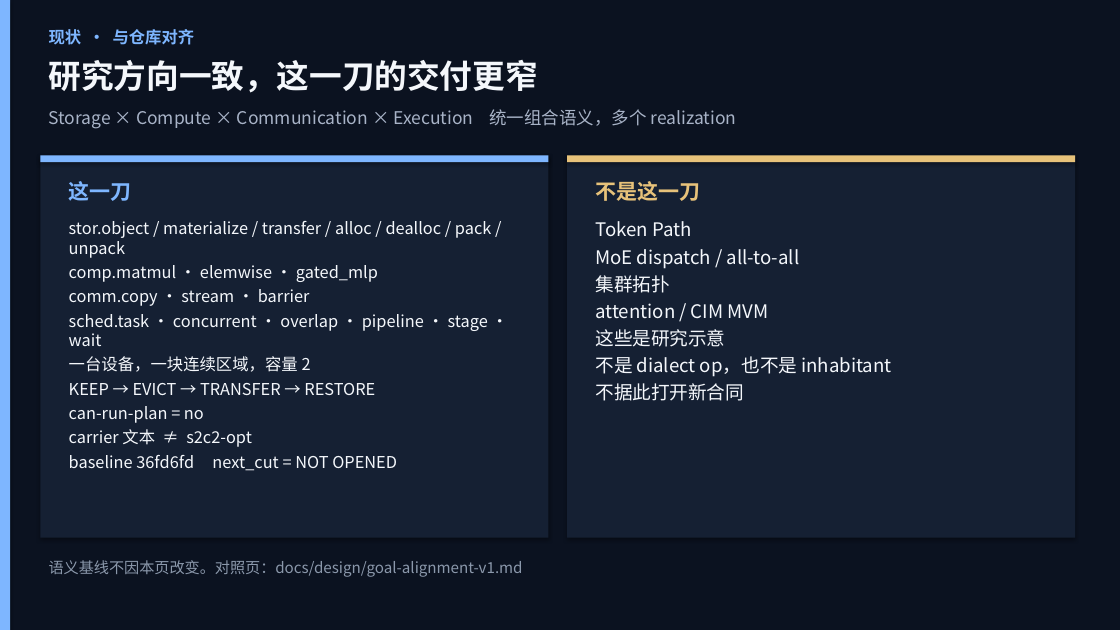
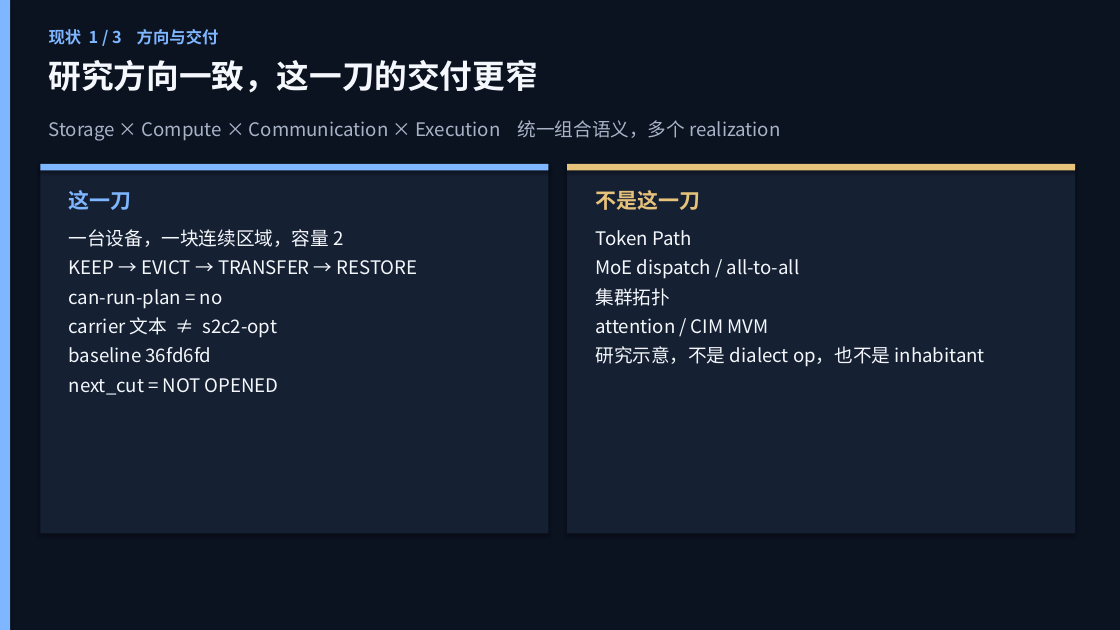
Before and after one commit to chenxingqiang/S2C2IR, a slide deck: slide 1 of docs/design/goal-alignment-v1-status.pptx. Drawn at 1120x630 pixels with LibreOffice and Linux fonts; fonts in the diff are those of the drawing. Boxes give left, top, right and bottom in pixels: in the first picture for what was removed or moved away, otherwise in the second. Text is boxed around its words. In the diff, an @@ line names an element or a change of style, - is before the commit and + after.

```diff
--- a/docs/design/goal-alignment-v1-status.pptx
+++ b/docs/design/goal-alignment-v1-status.pptx
@@ text at (x1=49, y1=29, x2=219, y2=45): text changed @@
-现状 · 与仓库对齐
+现状 1 / 3 方向与交付
@@ text "Storage × Compute × Communication ..." at (x1=49, y1=120, x2=780, y2=141): size 15 to 16 pt; more space between paragraphs @@
@@ rectangle resized from (x1=40, y1=155, x2=549, y2=538) to (x1=40, y1=164, x2=549, y2=534) @@
@@ 3 texts, 2 rectangles moved together from (x1=40, y1=109, x2=1075, y2=201) to (x1=40, y1=120, x2=1075, y2=210) @@
@@ rectangle resized from (x1=567, y1=155, x2=1075, y2=538) to (x1=567, y1=164, x2=1075, y2=534) @@
@@ more space between paragraphs in 3 elements at (x1=49, y1=60, x2=538, y2=93), (x1=69, y1=190, x2=132, y2=210), (x1=595, y1=190, x2=700, y2=210) @@
@@ text "一台设备，一块连续区域，容量 2" moved from (x1=69, y1=221, x2=491, y2=471) to (x1=69, y1=229, x2=418, y2=395) @@
@@ text at (x1=69, y1=221, x2=491, y2=346): paragraphs removed @@
-stor.object / materialize / transfer / alloc / dealloc / pack / unpack
-comp.matmul · elemwise · gated_mlp
-comm.copy · stream · barrier
-sched.task · concurrent · overlap · pipeline · stage · wait
@@ text at (x1=69, y1=229, x2=418, y2=338): size 14 to 16 pt in "一台设备，一块连续区域，容量 2", "KEEP → EVICT → TRANSFER → RESTORE", "can-run-plan = no", "carrier 文本 ≠ s2c2-opt"; more space between paragraphs @@
@@ text "Token Path" moved from (x1=595, y1=221, x2=892, y2=401) to (x1=595, y1=230, x2=985, y2=367) @@
@@ text at (x1=595, y1=230, x2=800, y2=334): more space between paragraphs @@
@@ text at (x1=69, y1=347, x2=279, y2=395): text changed; size 14 to 16 pt @@
-baseline 36fd6fd next_cut = NOT OPENED
+baseline 36fd6fd
+next_cut = NOT OPENED
@@ text at (x1=595, y1=346, x2=985, y2=367): text changed @@
-这些是研究示意
-不是 dialect op，也不是 inhabitant
-不据此打开新合同
+研究示意，不是 dialect op，也不是 inhabitant
@@ text removed at (x1=49, y1=560, x2=523, y2=577) @@
-语义基线不因本页改变。对照页：docs/design/goal-alignment-v1.md
```
Also in this commit, not shown: 2 slides added, 3 other files.
